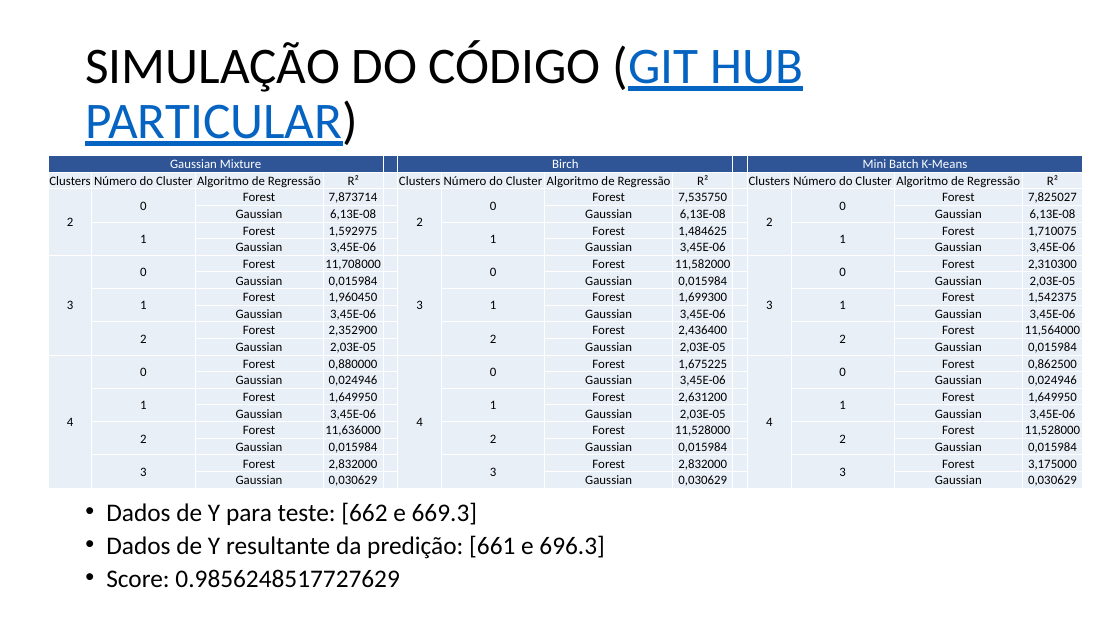
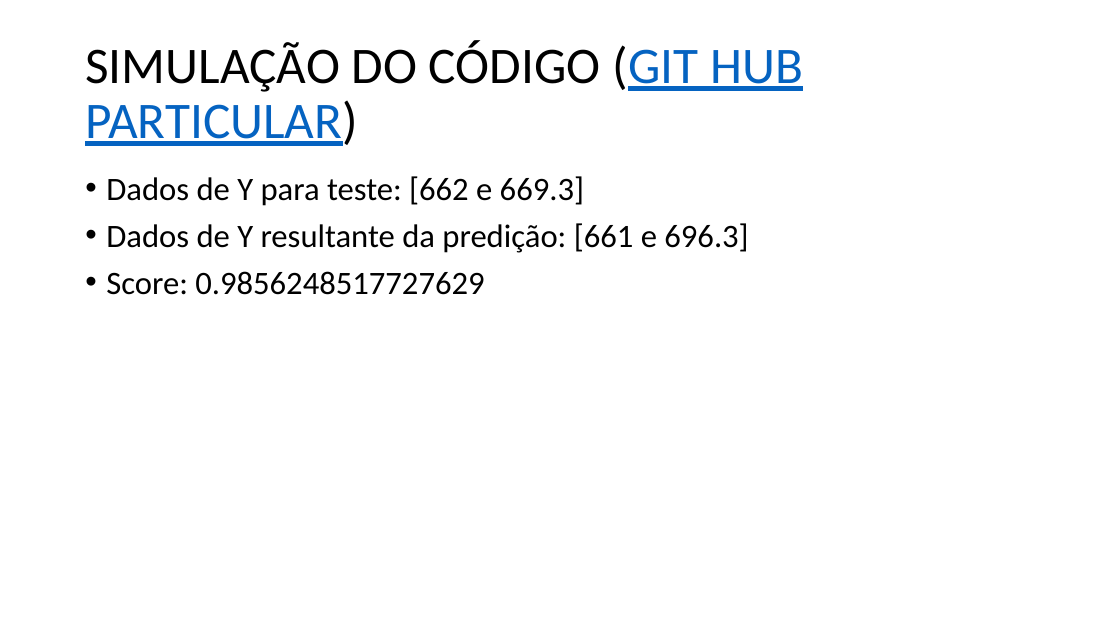
Before and after one commit to JoaoMagPaiva/joaopaiva-857-tp555, a slide deck: slide 14 of Projeto/DC-ML aplicado a predição de variáveis de manufatura.pptx. Drawn at 1120x630 pixels with LibreOffice and Linux fonts; fonts in the diff are those of the drawing. Boxes give left, top, right and bottom in pixels: in the first picture for what was removed or moved away, otherwise in the second. Text is boxed around its words. In the diff, an @@ line names an element or a change of style, - is before the commit and + after.

```diff
--- a/Projeto/DC-ML aplicado a predição de variáveis de manufatura.pptx
+++ b/Projeto/DC-ML aplicado a predição de variáveis de manufatura.pptx
@@ table removed at (48,155,1085,490), 20 rows, 14 columns @@
-Gaussian Mixture |  |  |  |  | Birch |  |  |  |  | Mini Batch K-Means |  |  | 
-Clusters | Número do Cluster | Algoritmo de Regressão | R² |  | Clusters | Número do Cluster | Algoritmo de Regressão | R² |  | Clusters | Número do Cluster | Algoritmo de Regressão | R²
-2 | 0 | Forest | 7,873714 |  | 2 | 0 | Forest | 7,535750 |  | 2 | 0 | Forest | 7,825027
- |  | Gaussian | 6,13E-08 |  |  |  | Gaussian | 6,13E-08 |  |  |  | Gaussian | 6,13E-08
- | 1 | Forest | 1,592975 |  |  | 1 | Forest | 1,484625 |  |  | 1 | Forest | 1,710075
- |  | Gaussian | 3,45E-06 |  |  |  | Gaussian | 3,45E-06 |  |  |  | Gaussian | 3,45E-06
-3 | 0 | Forest | 11,708000 |  | 3 | 0 | Forest | 11,582000 |  | 3 | 0 | Forest | 2,310300
- |  | Gaussian | 0,015984 |  |  |  | Gaussian | 0,015984 |  |  |  | Gaussian | 2,03E-05
- | 1 | Forest | 1,960450 |  |  | 1 | Forest | 1,699300 |  |  | 1 | Forest | 1,542375
- |  | Gaussian | 3,45E-06 |  |  |  | Gaussian | 3,45E-06 |  |  |  | Gaussian | 3,45E-06
- | 2 | Forest | 2,352900 |  |  | 2 | Forest | 2,436400 |  |  | 2 | Forest | 11,564000
- |  | Gaussian | 2,03E-05 |  |  |  | Gaussian | 2,03E-05 |  |  |  | Gaussian | 0,015984
-4 | 0 | Forest | 0,880000 |  | 4 | 0 | Forest | 1,675225 |  | 4 | 0 | Forest | 0,862500
- |  | Gaussian | 0,024946 |  |  |  | Gaussian | 3,45E-06 |  |  |  | Gaussian | 0,024946
- | 1 | Forest | 1,649950 |  |  | 1 | Forest | 2,631200 |  |  | 1 | Forest | 1,649950
- |  | Gaussian | 3,45E-06 |  |  |  | Gaussian | 2,03E-05 |  |  |  | Gaussian | 3,45E-06
- | 2 | Forest | 11,636000 |  |  | 2 | Forest | 11,528000 |  |  | 2 | Forest | 11,528000
- |  | Gaussian | 0,015984 |  |  |  | Gaussian | 0,015984 |  |  |  | Gaussian | 0,015984
- | 3 | Forest | 2,832000 |  |  | 3 | Forest | 2,832000 |  |  | 3 | Forest | 3,175000
- |  | Gaussian | 0,030629 |  |  |  | Gaussian | 0,030629 |  |  |  | Gaussian | 0,030629
@@ text "Dados de Y para teste: ...": place and size @@
-text "Dados de Y para teste: ..." at (106,502,604,588)
+text "Dados de Y para teste: ..." at (106,176,748,295)
@@ text "Dados de Y para teste: ..." at (106,176,748,295): size 21.7 to 28 pt; line spacing 0.7 to 0.9 @@
```
